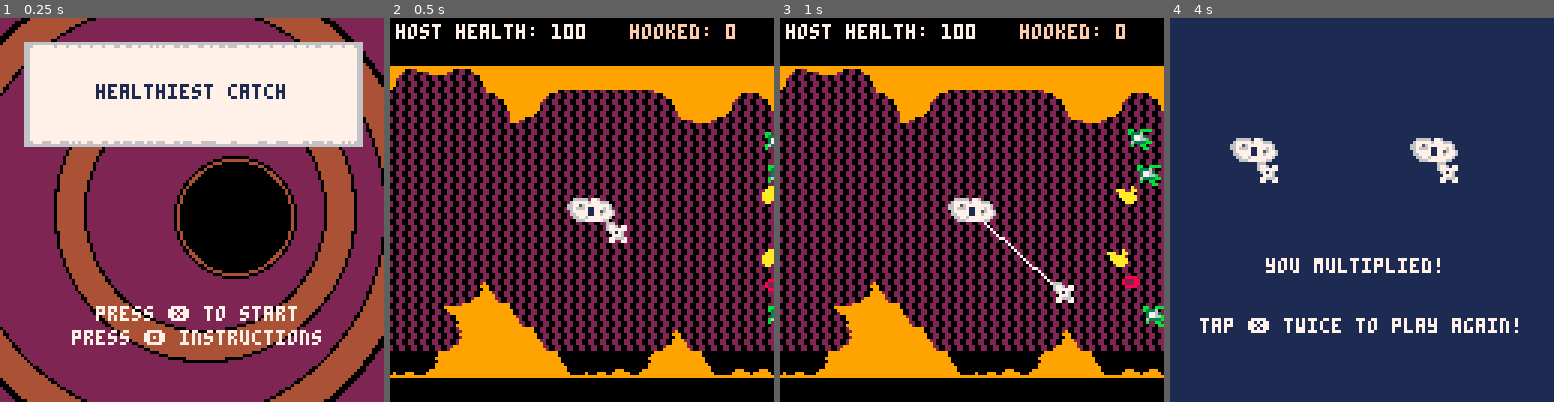
Above: before the commit, frames 1-4 (left to right).
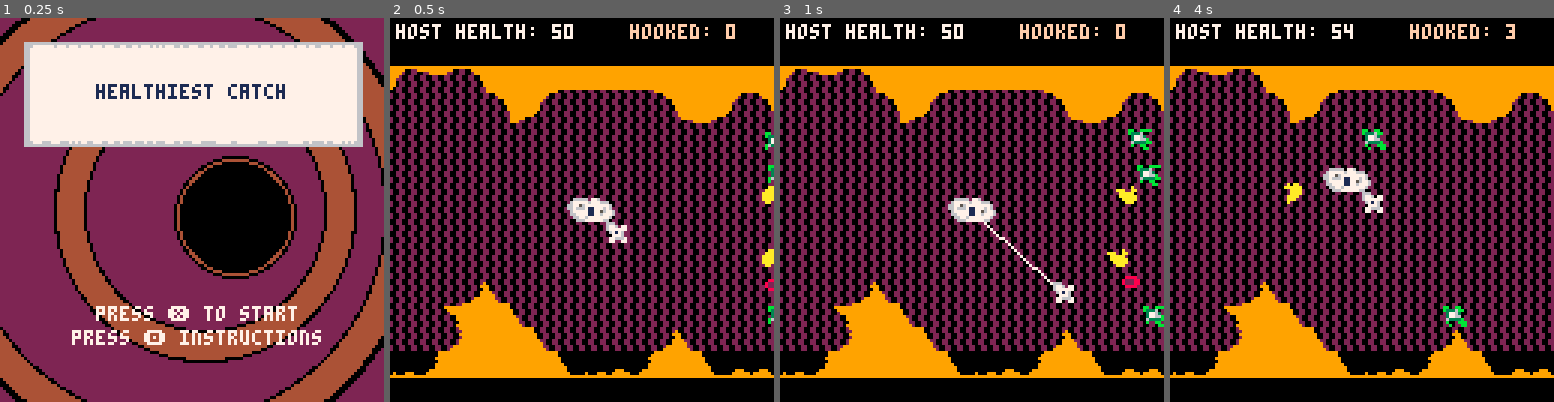
Above: after the commit, the same moments.

Repository: tyedye105/SlowJamJune2018
Game: PICO-8 cartridge amoebaFish.p8
Two runs of this game, one before a commit and one after it. Both use one fixed random seed, a clock stepped at 60 frames per second and the inputs below.
Inputs:
- Up to frame 1 (0.25 s): no input
- Up to frame 2 (0.5 s): tap X (X key) at 0.33 s
- Up to frame 3 (1 s): tap O (Z key) at 0.7 s
- Up to frame 4 (4 s): tap X (X key) at 1.07, 1.85, 2.97 s; hold Right 1.6-2.1 s; tap O (Z key) every 0.4 s from 1.7 to 3.7 s; hold Up 2.15-2.42 s; hold Right 2.47-3.03 s; hold Left 3.08-3.58 s; hold Down 3.63-3.97 s

Frame 1 is identical in both runs. In frame 2, 0.1% of the frame differs, in the area x 42-51%, y 1-6%; in frame 3, 0.1%; in frame 4, 100%, in the area x 0-100%, y 0-100%.

Commit message:
fixed/added bobbing to rules

Diff:
--- a/amoebaFish.p8
+++ b/amoebaFish.p8
@@ -30,7 +30,7 @@
  stuck = {}
  space = 0
  has_loaded = false
- health = 100
+ health = 50
  hooked = 0
  lvl = 1
  _update = menu_update
@@ -40,36 +40,41 @@
 
 function menu_update()
  if (btnp(❎)) then
+  start_game()
+ elseif btnp(🅾️) then
+ 		make_rules()
+ 	_update= rules_update
+  _draw = rules_draw
+ end
+end
+
+function menu_draw()
+ cls()
+ draw_title()
+end
+
+function start_game()
   init_critters()
   make_player()
   _update = game_update
   _draw = game_draw
- elseif btnp(🅾️) then
- 		make_rules()
- 	_update= rules_update
-  _draw = rules_draw
- end
-end
-
-function menu_draw()
- cls()
- draw_title()
+  music(00)
 end
 
 function rules_draw()
  cls(0)
  draw_sprites()
  draw_rules()
+ draw_footer()
 end
 
 function rules_update()
-if btnp(⬅️) then
-	pageleft()
+ if btnp(⬅️) then
+	 pageleft()
 	elseif btnp(➡️) then
-	pageright()
+	 pageright()
 	elseif btnp(❎)then
-	_update=menu_update
-	_draw=menu_draw
+  start_game()
 	end
 end
 
@@ -124,12 +129,6 @@
   add_critter()
 
   spawn_time -=5
-  cls(9)
-  flip()
-  cls(10)
-  flip()
-  cls(9)
-  flip()
  end
 end
 
@@ -137,7 +136,7 @@
  if (is_clogged()) then
   _draw = game_over_draw
   _update = game_over_update
- elseif health > 100 then
+ elseif health >= 100 then
   _update = game_over_update
   _draw = game_win_draw
  end
@@ -582,7 +581,7 @@
 -->8
 --rules
 function make_rules()
-p=1
+pg=1
 rules={
 "this is moe",
 "and this joe",
@@ -595,24 +594,24 @@
 end
 
 function draw_sprites()
-	if(p==1) then
- spr(1,44,64,2,1)
- elseif (p==2) then
- spr(18,48,64,2,1)
- elseif (p==3) then
+	if(pg==1) then
+ spr(1,44,60+3*sin(time()*.8),2,1)
+ elseif (pg==2) then
+ spr(18,48,60+3*sin(time()*.8),2,1)
+ elseif (pg==3) then
  draw_titlebg()
- elseif (p==4) then
+ elseif (pg==4) then
  map(64,48)
- elseif (p==5) then
+ elseif (pg==5) then
  spr(3,52,64)
  end
 end
 
 function draw_rules()
-	if(p<7) then
-		print(rules[p],32,20,7)
-	elseif(p>=7) then
-		print(rules[p],32,20,8)
+	if(pg<7) then
+		print(rules[pg],32,20,7)
+	elseif(pg>=7) then
+		print(rules[pg],32,20,8)
 	end
 end
 
@@ -620,15 +619,22 @@
 
 
 function pageleft()
-	if(p!=1) then
-	p-=1
+	if(pg!=1) then
+	pg-=1
 	end
 end
 
 function pageright()
-	if(p!=8) then
-	p+=1
+	if(pg!=8) then
+	pg+=1
 	end
+end
+
+function draw_footer()
+
+ if (pg != 1) print("⬅️",2,120,6) else print("⬅️",2,120,5)
+ if (pg != 8) print("➡️",120,120,6) else print("➡️",120,120,5)
+ print("❎ to start",40,120,6)
 end
 __gfx__
 0000000000666660776000000888800000aa00000000a0000b00000000000bb00006600000000033088000000000000000800000000000000080000000000000
Not shown, changed: the music (__music__) section of amoebaFish.p8
